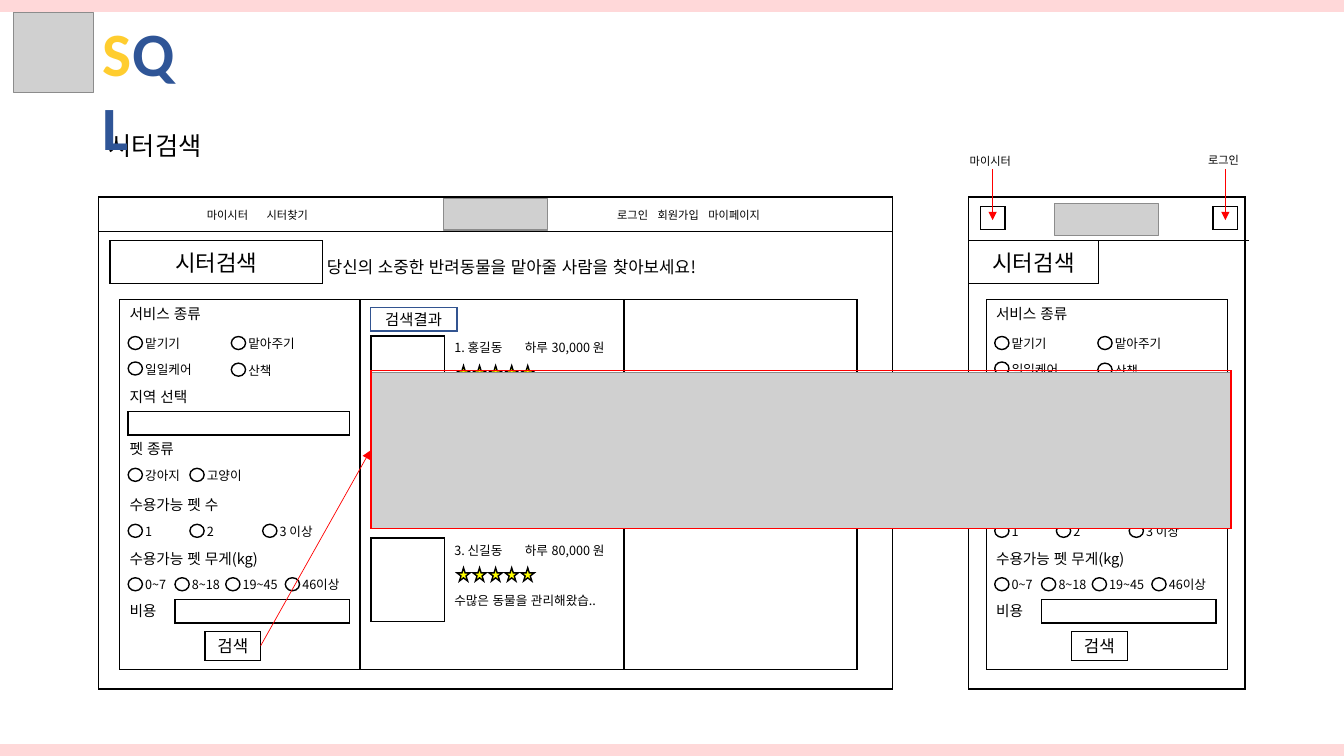
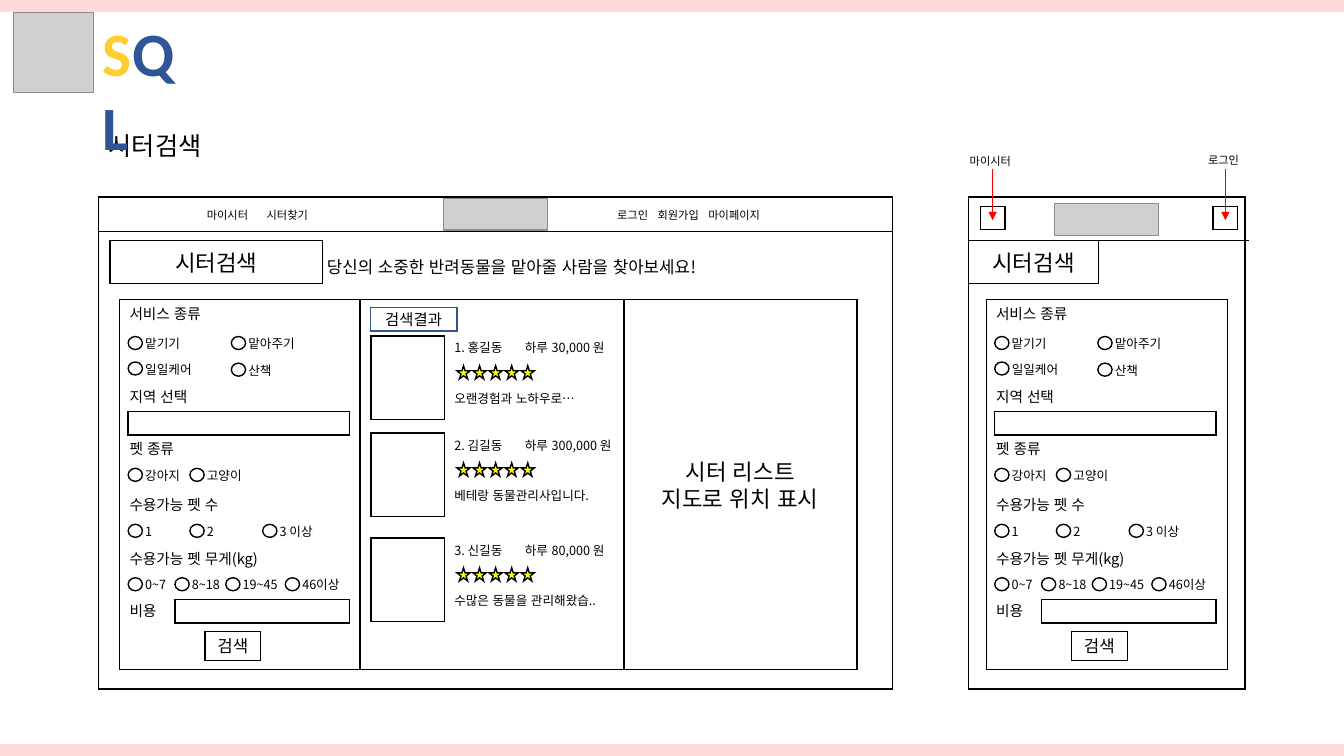
Before and after one commit to hhsw07/ezen-academy-projects, a slide deck: slide 18 of 발표자료(2차)/반려동물관리서비스.pptx. Drawn at 1344x756 pixels with LibreOffice and Linux fonts; fonts in the diff are those of the drawing; grey boxes stand for pictures. Boxes give left, top, right and bottom in pixels: in the first picture for what was removed or moved away, otherwise in the second. Text is boxed around its words. In the diff, an @@ line names an element or a change of style, - is before the commit and + after.

```diff
--- a/발표자료(2차)/반려동물관리서비스.pptx
+++ b/발표자료(2차)/반려동물관리서비스.pptx
@@ picture removed at [370,372,1231,528] @@
@@ rectangle removed at [371,371,1231,529] @@
@@ text added at [454,392,575,404], 9 pt, text #000000 @@
+오랜경험과 노하우로…
@@ rectangle added at [995,411,1217,436], outline #000000 1 pt @@
@@ text added at [996,390,1054,403], 10.5 pt, text #000000 @@
+지역 선택
@@ text added at [454,439,503,451], 9 pt, text #000000 @@
+2. 김길동
@@ text added at [525,439,612,452], 9 pt, text #000000 @@
+하루 300,000 원
@@ text added at [996,442,1041,455], 10.5 pt, text #000000 @@
+펫 종류
@@ arrow removed from (261, 646) to (370, 451) @@
@@ group added at [457,463,534,476]: 5 stars @@
@@ text in rectangle at [662,461,818,509]: text added @@
+시터 리스트
+지도로 위치 표시
@@ ellipse added at [995,469,1009,482], outline #000000 1 pt @@
@@ text added at [1012,469,1047,481], 9 pt, text #000000 @@
+강아지
@@ ellipse added at [1057,469,1071,482], outline #000000 1 pt @@
@@ text added at [1073,469,1108,481], 9 pt, text #000000 @@
+고양이
@@ text added at [454,489,589,501], 9 pt, text #000000 @@
+베테랑 동물관리사입니다.
@@ text added at [996,498,1085,511], 10.5 pt, text #000000 @@
+수용가능 펫 수
```
Also in this commit, not shown: 4 other slides changed.
